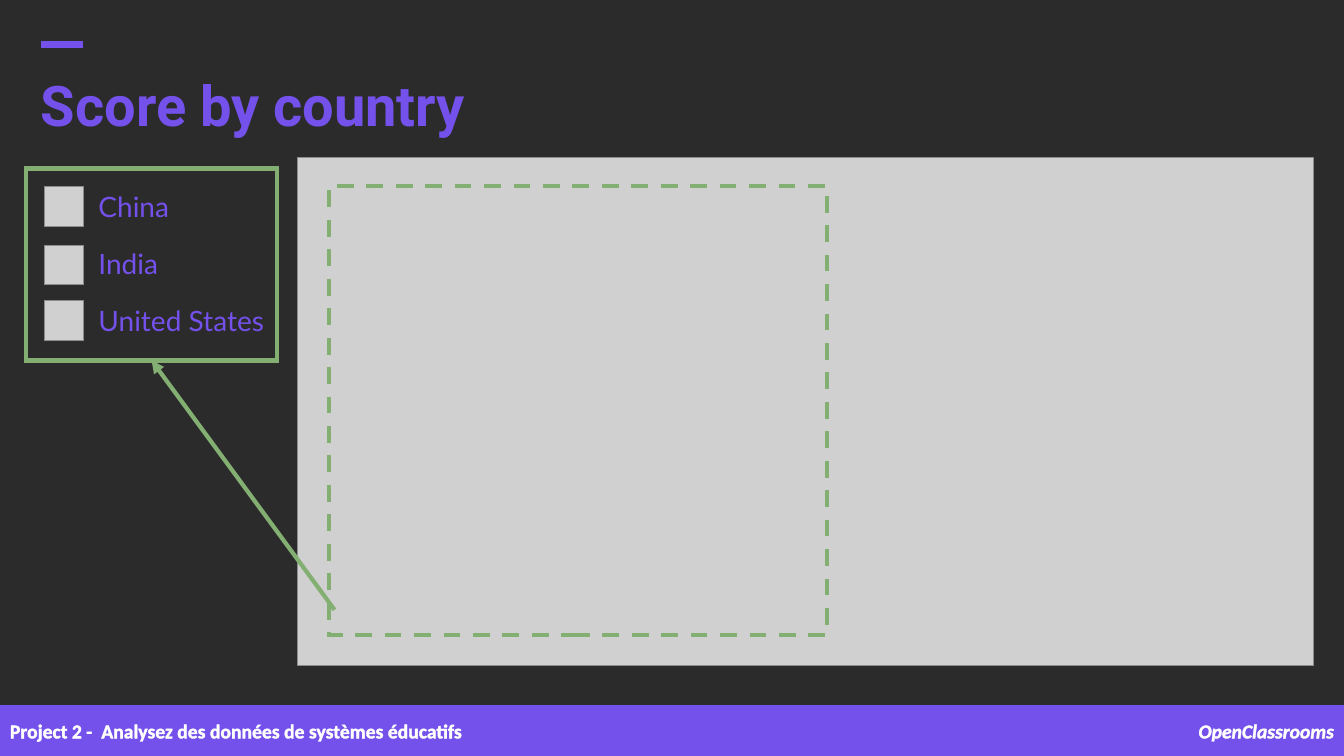
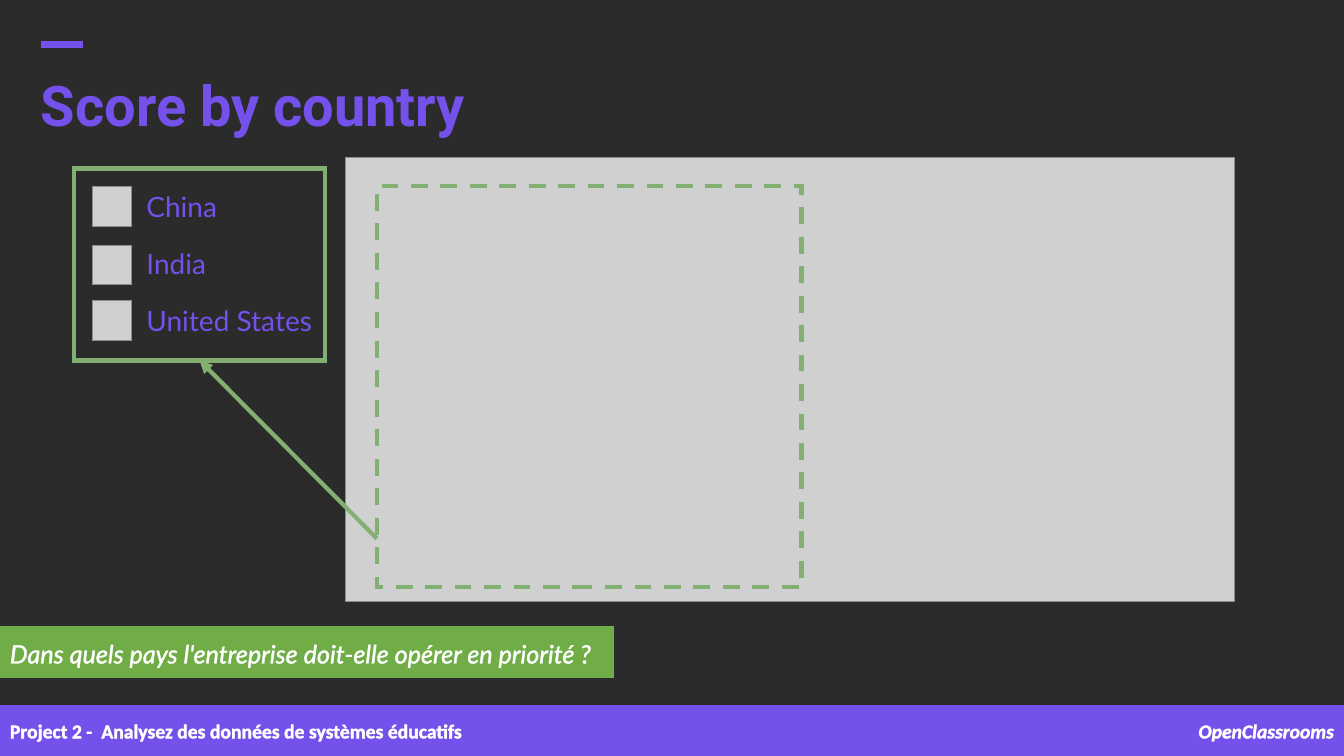
Before and after one commit to samirhinojosa/OC-P2-education-statistics, a slide deck: slide 20 of supports/Project 2 presentation.pptx. Drawn at 1344x756 pixels with LibreOffice and Linux fonts; fonts in the diff are those of the drawing; grey boxes stand for pictures; background and template pictures are left out; a plain dark background stands for a picture behind light text. Boxes give left, top, right and bottom in pixels: in the first picture for what was removed or moved away, otherwise in the second. Text is boxed around its words. In the diff, an @@ line names an element or a change of style, - is before the commit and + after.

Commit message:
Presentation

```diff
--- a/supports/Project 2 presentation.pptx
+++ b/supports/Project 2 presentation.pptx
@@ 3 pictures, 1 rectangle: place and size @@
-3 pictures, 1 rectangle at box(26, 168, 277, 360)
+3 pictures, 1 rectangle at box(75, 168, 326, 360)
@@ picture: place and size @@
-picture at box(297, 157, 1314, 665)
+picture at box(346, 157, 1235, 602)
@@ rectangle: place and size @@
-rectangle at box(329, 186, 827, 635)
+rectangle at box(377, 186, 802, 587)
@@ 3 texts: place and size @@
-3 texts at box(98, 196, 264, 331)
+3 texts at box(146, 196, 312, 331)
@@ arrow moved from (335, 610) - (151, 361) to (377, 538) - (200, 361) @@
@@ rectangle added at box(0, 627, 614, 678), fill #70AD47, outline #70AD47 1 pt @@
@@ text added at box(10, 644, 575, 668), 18 pt, text #FFFFFF, italic @@
+Dans quels pays l'entreprise doit-elle opérer en priorité ?
```
Also in this commit, not shown: 5 other slides changed.
